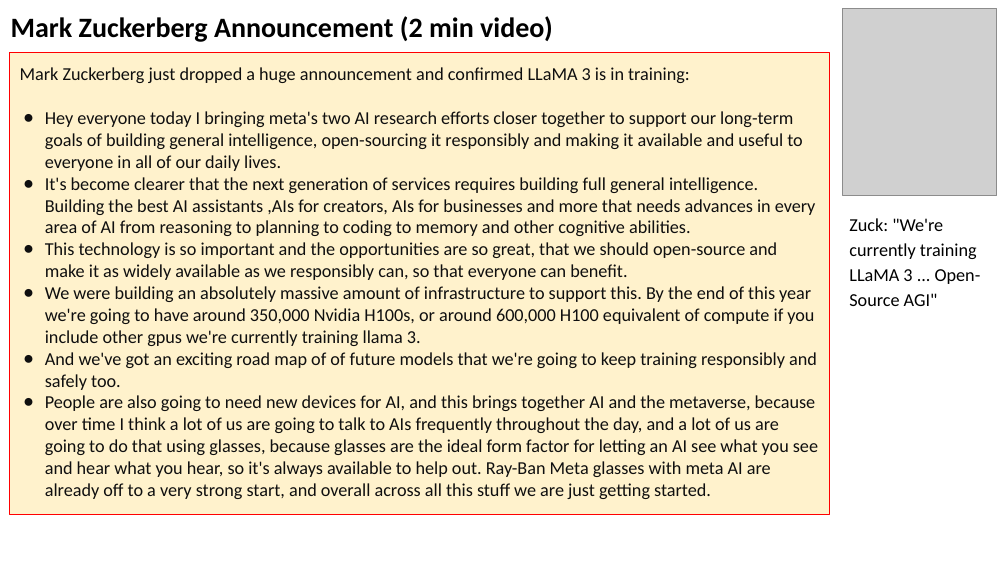
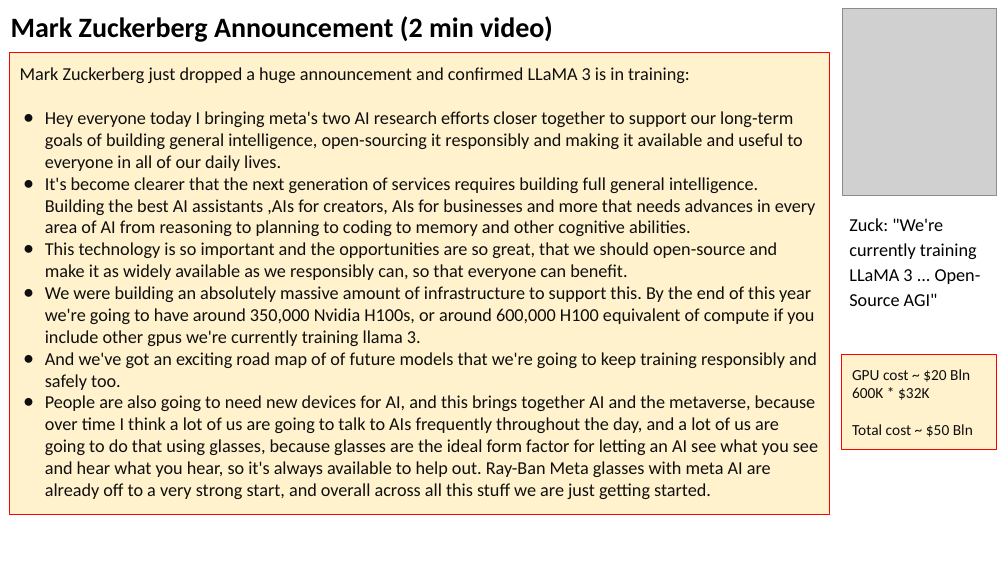
Before and after one commit to lselector/seminar, a slide deck: slide 25 of 2024/2024-01-19-AI-Updates.pptx (slide 24 before the commit). Drawn at 1008x567 pixels with LibreOffice and Linux fonts; fonts in the diff are those of the drawing; grey boxes stand for pictures. Boxes give left, top, right and bottom in pixels: in the first picture for what was removed or moved away, otherwise in the second. Text is boxed around its words. In the diff, an @@ line names an element or a change of style, - is before the commit and + after.

```diff
--- a/2024/2024-01-19-AI-Updates.pptx
+++ b/2024/2024-01-19-AI-Updates.pptx
@@ rectangle added at box(842, 355, 996, 450), fill #FFF2CC, outline #FF0000 0.75 pt, 11 pt, text #0F0F0F @@
+GPU cost ~ $20 Bln
+600K * $32K
+Total cost ~ $50 Bln
```
Also in this commit, not shown: 11 other slides changed, 2 slides added, 5 slides removed.
